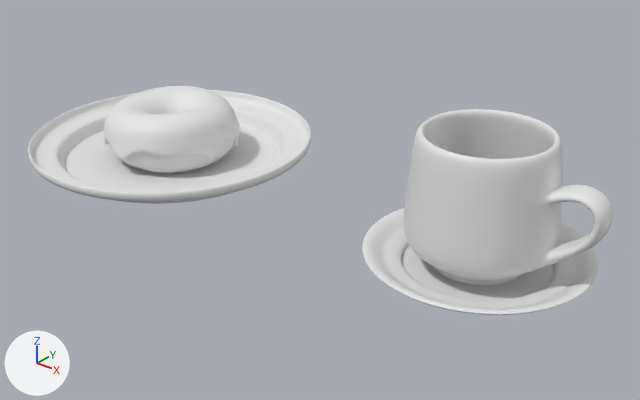
The Blender file donut/Donut9.blend as it was, and as the next commit left it.
Both versions are drawn from a 50 mm camera at (1.441, -1.264, 0.802) aimed at (0.431, -0.002, 0.019). Every picture has the same lights, and +X, +Y and +Z are marked at lower left. The older version comes first.

The first picture shows 'Cup', 'Donut', 'Icing', 'Plate', 'Saucer'.
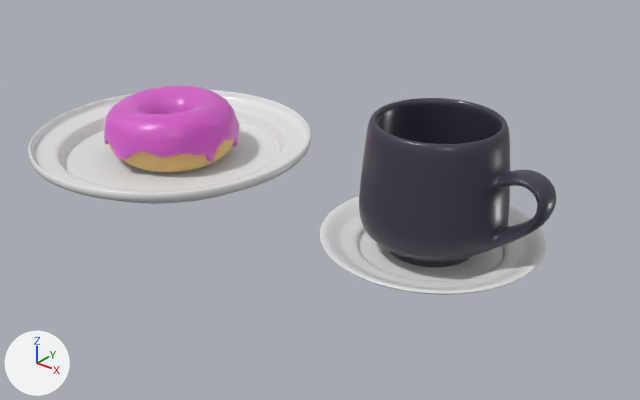
Where the newer file only moved an object's origin or applied its transform, the numbers keep the older frame.

The edits, one by one:
Material 'Material.001' (mat_material_001) is new.
Its base color is (0.8, 0.8, 0.8) (white #e7e7e7).
Its roughness is 0.25.
Material 'Material' (mat_material) is new.
Its base color is (0.8, 0.118, 0.626) (pink #e760cf).
Its roughness is 0.3.
Its subsurface weight is 1.0.
Its subsurface radius is (1.0, 1.0, 1.0).
Material 'Material.004' (mat_material_004) is new.
Its base color is (0.8, 0.8, 0.8) (white #e7e7e7).
Its roughness is 0.3.
Material 'Material.003' (mat_material_003) is new.
Its base color is (0.0522, 0.0483, 0.0732) (dark grey #413e4c).
Its roughness is 0.3.
Material 'Material.002' (mat_material_002) is new.
Its base color is (0.8, 0.519, 0.204) (beige #e7bf7d).
Its roughness is 5.0.
Its subsurface weight is 1.0.
Its subsurface radius is (1.0, 1.0, 1.0).
Its subsurface scale is 0.005.
me_torus has 864 vertices, 864 faces and spans x -0.143..0.144, y -0.144..0.144, z -0.057..0.063.
me_torus gains material mat_material_002 (beige #e7bf7d).
me_cylinder is used by ob_cup; location (0.792, 0.0, 0.003).
me_cylinder had 308 vertices, 298 faces and spanned x -0.139..0.228, y -0.142..0.142, z 0.0..0.253.
me_cylinder now has 308 vertices, 298 faces and spans x -0.155..0.212, y -0.142..0.142, z -0.087..0.166.
me_cylinder part 1: the whole mesh is moved by (-0.017, 0.0, -0.087).
me_cylinder gains material mat_material_003 (dark grey #413e4c).
me_cylinder_001 is used by ob_saucer; location (0.792, 0.0, 0.01); scale (1.8, 1.8, 0.45).
me_cylinder_001 had 480 vertices, 450 faces and spanned x -0.119..0.119, y -0.119..0.119, z -0.023..0.045.
me_cylinder_001 now has 7426 vertices, 7424 faces and spans x -0.207..0.207, y -0.207..0.207, z -0.01..0.019.
me_cylinder_001 part 2: 480 vertices removed from x -0.119..0.119, y -0.119..0.119, z -0.023..0.045; 7426 vertices added at x -0.207..0.207, y -0.207..0.207, z -0.01..0.019.
me_cylinder_001 gains material mat_material_004 (white #e7e7e7).
me_torus_001 has 15776 vertices, 15776 faces and spans x -0.151..0.153, y -0.156..0.152, z -0.038..0.073.
me_torus_001 gains material mat_material (pink #e760cf).
me_circle is used by ob_plate; location (0.0, 0.0, 0.0); scale (0.8, 0.8, 0.8).
me_circle had 224 vertices, 193 faces and spanned x -0.399..0.399, y -0.399..0.399, z -0.001..0.071.
me_circle now has 6914 vertices, 6912 faces and spans x -0.317..0.317, y -0.317..0.317, z -0.021..0.036.
me_circle part 3: 224 vertices removed from x -0.399..0.399, y -0.399..0.399, z -0.001..0.071; 6914 vertices added at x -0.317..0.317, y -0.317..0.317, z -0.021..0.036.
me_circle gains material mat_material_001 (white #e7e7e7).
Object 'Cup' (ob_cup) moves from (0.792, 0.0, 0.003) to (0.711, 0.0, 0.09).
Object 'Saucer' (ob_saucer) is rescaled from (1.8, 1.8, 0.45) to (1.0, 1.0, 1.0).
Object 'Saucer' (ob_saucer) loses its SUBSURF modifier named 'Subdivision'.
Modifier setting removed (it was levels = 2).
Object 'Saucer' (ob_saucer) moves from (0.792, 0.0, 0.01) to (0.694, 0.0, 0.01).
Object 'Plate' (ob_plate) is rescaled from (0.8, 0.8, 0.8) to (1.0, 1.0, 1.0).
Object 'Plate' (ob_plate) loses its SOLIDIFY modifier named 'Solidify'.
Object 'Plate' (ob_plate) loses its SUBSURF modifier named 'Subdivision'.
Modifier setting removed (it was levels = 2).
Object 'Plate' (ob_plate) moves from (0.0, 0.0, 0.0) to (0.0, 0.0, 0.02).

Where the change shows, as pixel boxes [x1, y1, x2, y2] in the pictures (640 x 400 px):
'Cup', recoloured, moved
    before: [404, 109, 613, 285]
    after: [359, 98, 556, 267]
'Saucer', reshaped, moved, rescaled, modifiers changed (7% shorter)
    before: [362, 208, 598, 315]
    after: [320, 196, 546, 295]
'Plate', reshaped, moved, rescaled, modifiers changed
    both: [28, 90, 312, 204]
'Icing', recoloured (white to pink)
    both: [104, 86, 239, 162]
'Donut', recoloured (white to beige)
    both: [109, 139, 234, 173]
